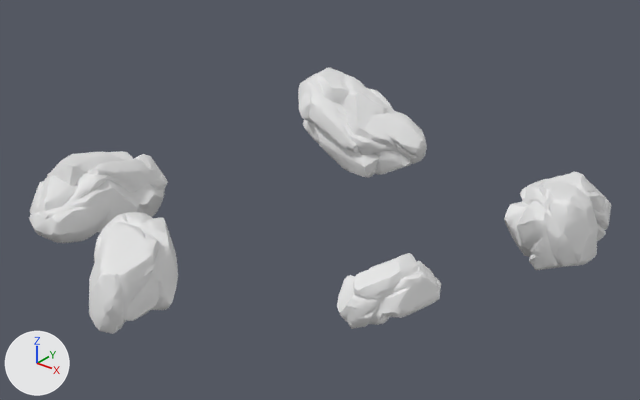
The FBX model Assets/04.Graphics/Environment/PartyGameRoom/05.TocTocWoodMan/Models/In/TocTocWoodMan_StoneA.fbx as it was, and as the next commit left it.
The view is the same before and after, from a 50 mm lens placed at (23.9, -28.5, 17.6), pointed at (0.8, 0.3, -0.3). Every picture has the same lights, and +X, +Y and +Z are marked at lower left. Materials are left out; every surface is plain grey. Where no turn or scale is listed for an object, it has been applied to the vertices.

Objects in the first picture: 'TocTocWoodMan_StoneA'.
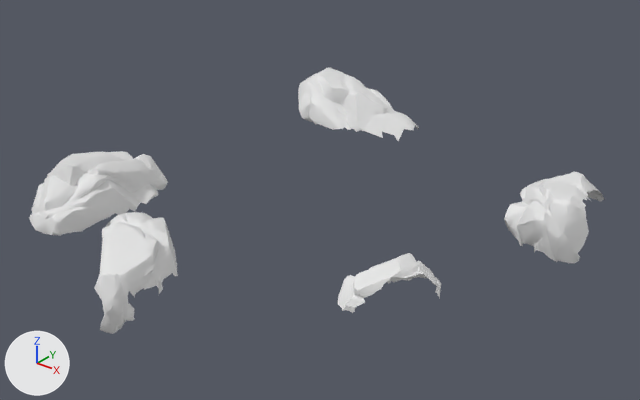
Location of each change, [x1, y1, x2, y2] in pixels of the pictures (640 x 400 px):
'TocTocWoodMan_StoneA', reshaped: before [29, 68, 611, 334]; after [29, 68, 605, 334]
part 1 of me_mesh, cut back: before [30, 181, 178, 333]; after [102, 227, 160, 292]
part 2 of me_mesh, cut back: before [303, 119, 427, 178]
part 3 of me_mesh, deleted: before [509, 190, 611, 270]
part 4 of me_mesh, cut back: before [337, 274, 439, 329]; after [391, 277, 402, 282]

What changed in the scene script:
```text
Change me_mesh:
    used by ob_toctocwoodman_stonea; location = (1.52, 0.56, -0.81)
    remove me_mesh.from_pydata(...)  # 8915 vertices, 17795 faces; spans x -11.0..11.0, y -12.2..12.2, z -3.0..3.0
    add me_mesh.from_pydata(...)  # 4229 vertices, 7957 faces; spans x -10.9..11.0, y -12.2..11.4, z -1.3..3.0
    me_mesh part 1: 3 vertices moved within x -4.7..-1.0, y -9.9..-7.0, z 0.0..1.3; 1777 vertices removed from x -11.0..-0.8, y -12.2..-2.8, z -1.4..1.5
    me_mesh part 2: 1 vertex moved within x -5.2, y 11.0, z 0.8; 1131 vertices removed from x -9.4..-1.6, y 7.4..12.2, z -3.0..2.6
    me_mesh part 3: 916 vertices removed from x 6.9..11.0, y 1.7..8.3, z -1.4..2.5
    me_mesh part 4: 4 vertices moved within x 5.1..8.0, y -5.6..-3.9, z 0.4; 862 vertices removed from x 5.0..8.1, y -6.9..-3.0, z -0.5..1.6
```
